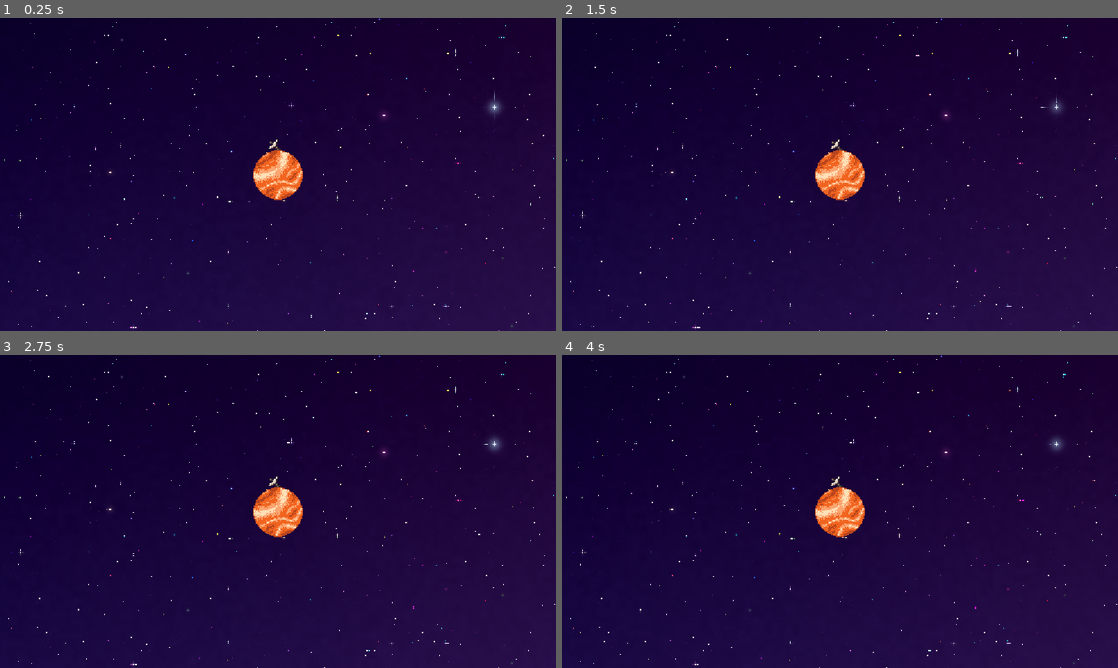
Above: before the commit, frames 1-4 (two rows, left to right).
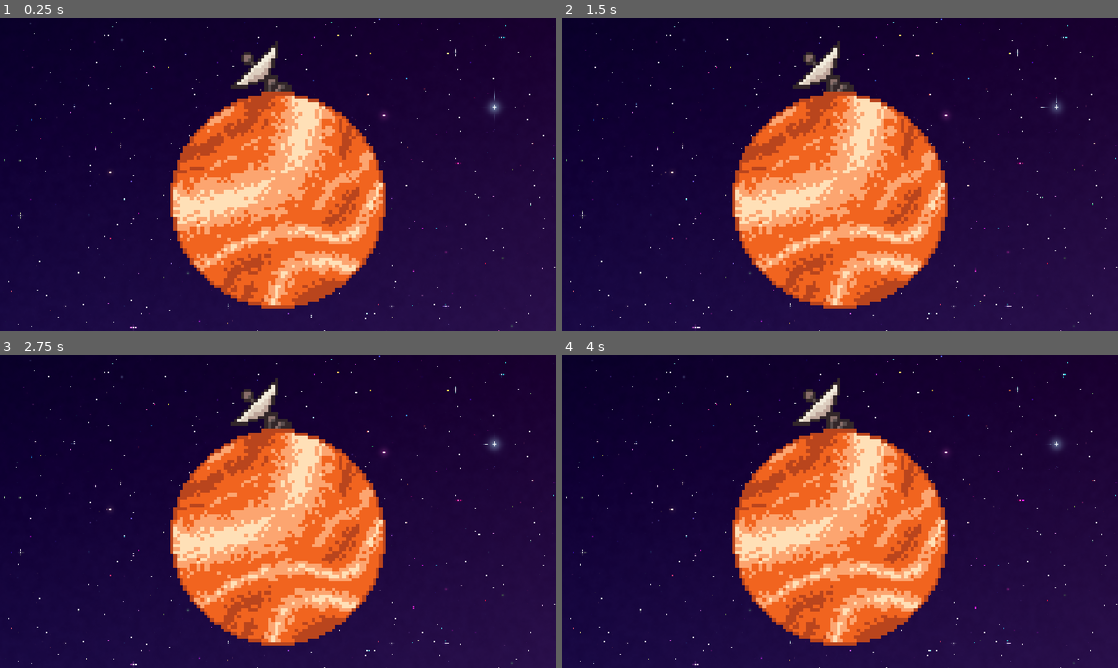
Above: after the commit, the same moments.

Repository: SpookyPlagueDoc777/Orbit-game
Game: Godot game, scene res://Scenes/Game/main_node.tscn
Two runs of this game, one before a commit and one after it. Both use one fixed random seed, a clock stepped at 60 frames per second and the inputs below.
Inputs (mouse positions are in pixels of both pictures, inside the frame that each line leads up to):
- Up to frame 1 (0.25 s): no input
- Up to frame 2 (1.5 s): tap Enter at 0.5 s; move the mouse to (962, 158) at 0.52 s; click (962, 158) at 0.67 s; move the mouse to (728, 190) at 1.27 s; click (728, 190) at 1.42 s
- Up to frame 3 (2.75 s): tap Space at 2 s; move the mouse to (333, 442) at 2.02 s; click (333, 442) at 2.17 s
- Up to frame 4 (4 s): tap Enter at 2.75 s; move the mouse to (812, 574) at 2.77 s; click (812, 574) at 2.92 s; tap Space at 3.5 s; move the mouse to (1006, 558) at 3.52 s; click (1006, 558) at 3.67 s

The runs differ from the first frame. In frame 1, 21% of the frame differs, in the area x 30-70%, y 7-93%; in frame 2, 21%; in frame 3, 21%; in frame 4, 21%.

Commit message:
added zooming back
idk

Diff:
--- a/Code/Game/game_scene.gd
+++ b/Code/Game/game_scene.gd
@@ -33,8 +33,14 @@
 				panning = false
 	if event is InputEventMouseMotion && panning:
 		camera.position = camerapos - (camera.get_local_mouse_position() - panoffset)
+		camera.position.x = clamp(camera.position.x, -32000, 32000)
+		camera.position.y = clamp(camera.position.y, -17000, 17000)
 
 func zoom_at(zoom_scale: float):
 	var oldglobal = camera.get_global_mouse_position()
 	camera.zoom *= Vector2(zoom_scale, zoom_scale)
+	camera.zoom.x = clamp(camera.zoom.x, 0.01734152992, 11.390625)
+	camera.zoom.y = clamp(camera.zoom.y, 0.01734152992, 11.390625)
 	camera.position -= camera.get_global_mouse_position()-oldglobal
+	camera.position.x = clamp(camera.position.x, -32000, 32000)
+	camera.position.y = clamp(camera.position.y, -18000, 18000)
--- a/Scenes/Game/game_scene.tscn
+++ b/Scenes/Game/game_scene.tscn
@@ -11,12 +11,12 @@
 script = ExtResource("1_ctr27")
 
 [node name="Camera2D" type="Camera2D" parent="." unique_id=1016955510]
-zoom = Vector2(0.2, 0.2)
+position = Vector2(0, -50)
 
 [node name="Planet" type="Node2D" parent="." unique_id=1177193644]
 
 [node name="Sprite2D" type="Sprite2D" parent="Planet" unique_id=1514046262]
-scale = Vector2(8, 8)
+scale = Vector2(7, 7)
 texture = ExtResource("2_ihfs7")
 offset = Vector2(0, -7)
 
